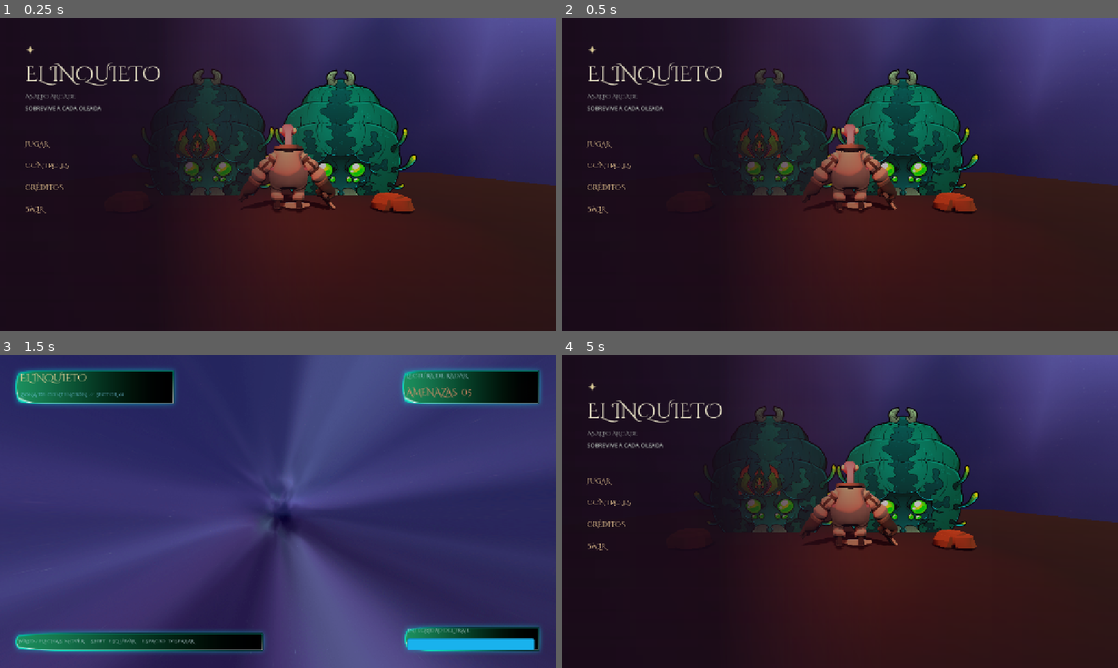
Above: before the commit, frames 1-4 (two rows, left to right).
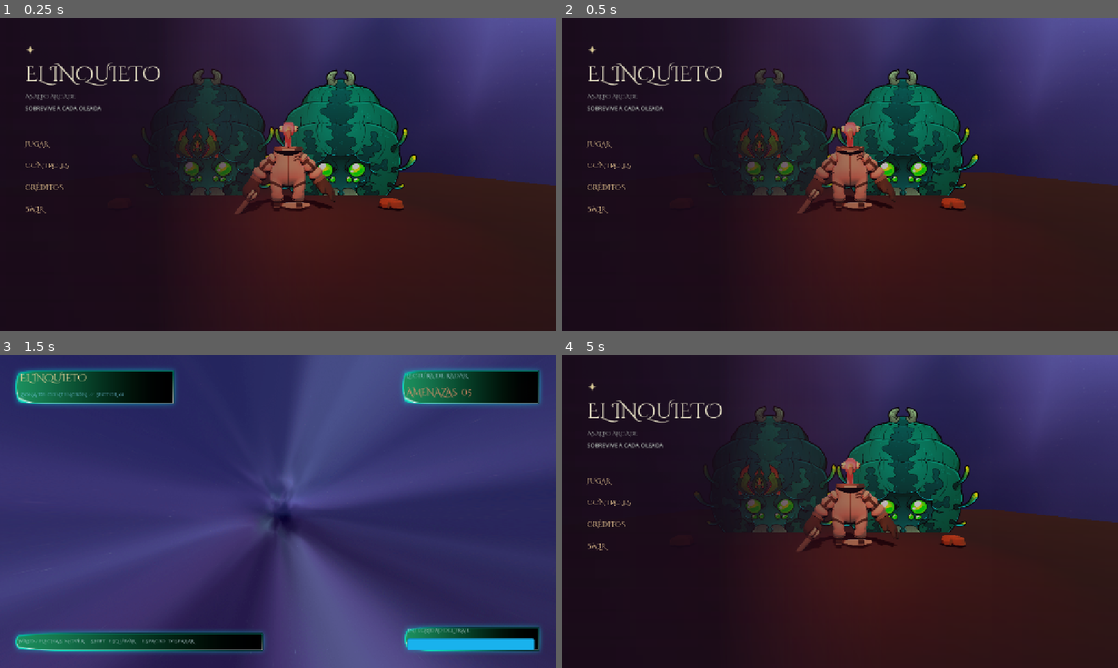
Above: after the commit, the same moments.

Repository: gabrielagudelo777-max/El-inquieto
Game: Godot game, scene res://escenas/main_menu.tscn
Two runs of this game, one before a commit and one after it. Both use one fixed random seed, a clock stepped at 60 frames per second and the inputs below.
Inputs (mouse positions are in pixels of both pictures, inside the frame that each line leads up to):
- Up to frame 1 (0.25 s): no input
- Up to frame 2 (0.5 s): no input
- Up to frame 3 (1.5 s): click "JUGAR" at 0.5 s; tap Enter at 1.25 s; move the mouse to (400, 495) at 1.27 s; hold D (move_right) from 1.28 s (still down); hold Ctrl (correr) from 1.28 s (still down)
- Up to frame 4 (5 s): tap Space (disparar) at 2 s; move the mouse to (728, 527) at 2.02 s; release D (move_right) at 2.03 s; release Ctrl (correr) at 2.03 s; hold S (move_back) 2.03-2.78 s; tap Shift (dash) at 2.1, 4.35 s; tap Enter at 2.75, 4.25 s; move the mouse to (895, 442) at 2.77 s; hold D (move_right) 2.78-3.53 s; hold Space (disparar) 2.78-3.53 s; move the mouse to (812, 574) at 3.52 s; hold W (move_forward) 3.53-4.28 s; tap Ctrl (correr) at 3.6 s; move the mouse to (1006, 558) at 4.27 s; hold A (move_left) from 4.28 s (still down); tap Escape (ui_cancel) at 4.9 s

The runs differ from the first frame. In frame 1, 1.5% of the frame differs, in the area x 42-75%, y 32-63%; in frame 2, 1.6%; in frame 3, nothing differs; in frame 4, 1.5%.

Commit message:
Corregir orientacion del astronauta y despejar portada

Diff:
--- a/escenas/main_menu.gd
+++ b/escenas/main_menu.gd
@@ -78,8 +78,8 @@
 	if animacion:
 		animacion.play("CharacterArmature|Idle_Gun")
 	var movimiento := create_tween().set_loops()
-	movimiento.tween_property(astronauta, "rotation:y", PI + deg_to_rad(5), 2.5)
-	movimiento.tween_property(astronauta, "rotation:y", PI - deg_to_rad(5), 2.5)
+	movimiento.tween_property(astronauta, "rotation:y", deg_to_rad(-5), 2.5)
+	movimiento.tween_property(astronauta, "rotation:y", deg_to_rad(5), 2.5)
 	var movimiento_jefes := create_tween().set_loops()
 	movimiento_jefes.tween_property(jefe_izquierdo, "position:y", 2.75, 2.0)
 	movimiento_jefes.parallel().tween_property(jefe_derecho, "position:y", 2.7, 2.0)
--- a/escenas/main_menu.tscn
+++ b/escenas/main_menu.tscn
@@ -104,7 +104,7 @@
 
 [node name="Astronaut" parent="SubViewportContainer/SubViewport/EscenarioFondo" unique_id=2014831115 instance=ExtResource("10_astronaut")]
 transform = Transform3D(1.25, 0, 0, 0, 1.25, 0, 0, 0, 1.25, 1.5, 0, 0.5)
-rotation = Vector3(0, 3.141593, 0)
+rotation = Vector3(0, 0, 0)
 
 [node name="JefeIzquierdo" type="Sprite3D" parent="SubViewportContainer/SubViewport/EscenarioFondo"]
 transform = Transform3D(1.25, 0, 0, 0, 1.25, 0, 0, 0, 1.25, -2.8, 2.55, -2.8)
@@ -137,10 +137,10 @@
 rotation = Vector3(0, 0, 0.42)
 
 [node name="RocaIzquierda" parent="SubViewportContainer/SubViewport/EscenarioFondo" instance=ExtResource("22_rock")]
-transform = Transform3D(0.22, 0, 0, 0, 0.22, 0, 0, 0, 0.22, -5.0, -0.08, 0.4)
+transform = Transform3D(0.12, 0, 0, 0, 0.12, 0, 0, 0, 0.12, -5.5, -0.08, 0.2)
 
 [node name="RocaDerecha" parent="SubViewportContainer/SubViewport/EscenarioFondo" instance=ExtResource("22_rock")]
-transform = Transform3D(0.2, 0, 0, 0, 0.2, 0, 0, 0, 0.2, 5.7, -0.08, 0.4)
+transform = Transform3D(0.12, 0, 0, 0, 0.12, 0, 0, 0, 0.12, 5.8, -0.08, 0.2)
 
 [node name="Camera3D" type="Camera3D" parent="SubViewportContainer/SubViewport/EscenarioFondo" unique_id=1431531116]
 transform = Transform3D(1, 0, 0, 0, 0.9961947, 0.08715574, 0, -0.08715574, 0.9961947, 1.1, 2.0, 8.6)
